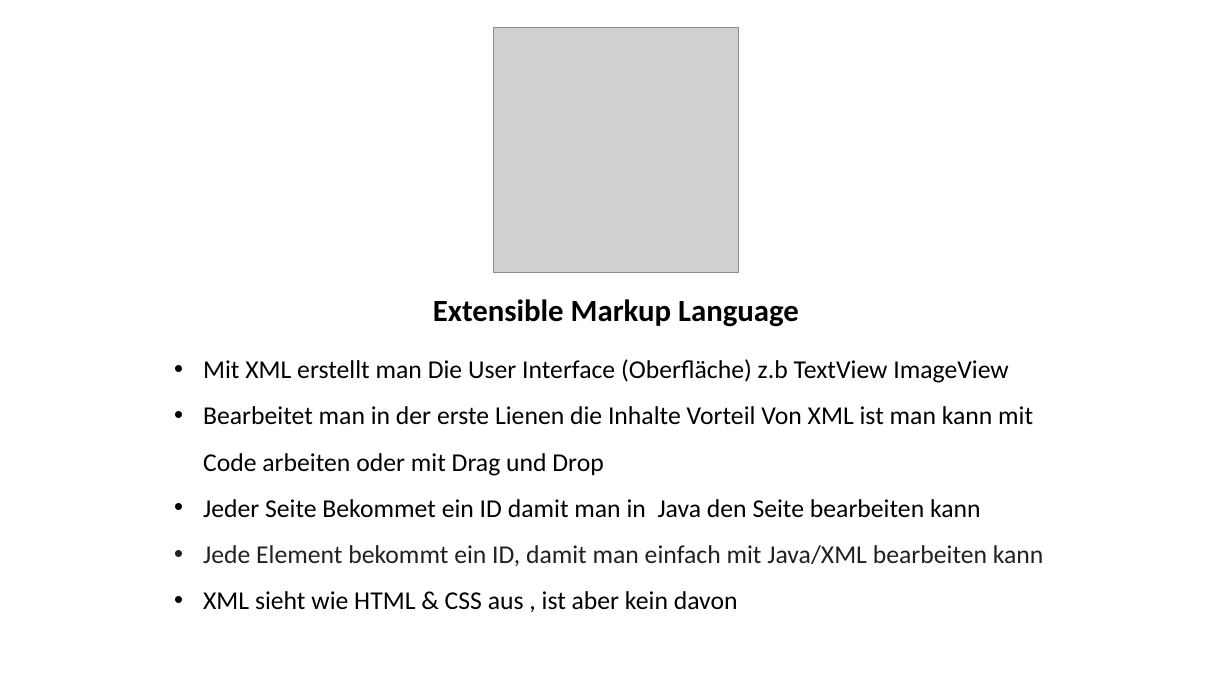
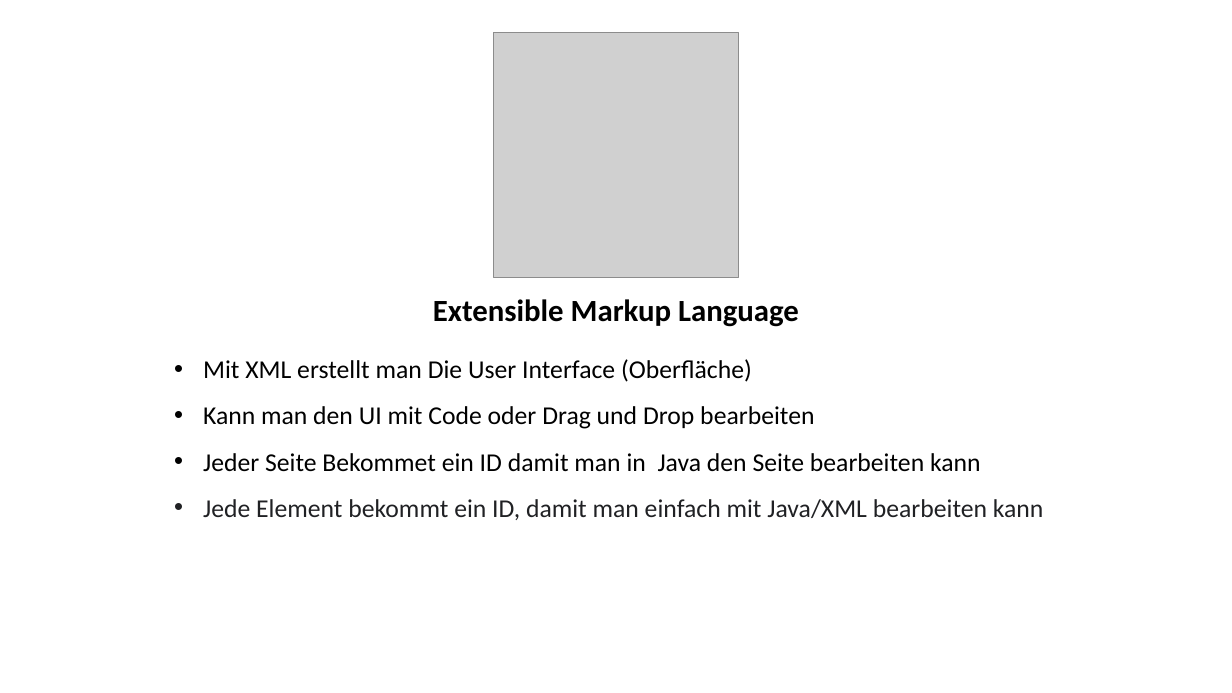
Before and after one commit to TarekAlbrijawi030/LFUP, a slide deck: slide 11 of LFÜP.pptx. Drawn at 1232x693 pixels with LibreOffice and Linux fonts; fonts in the diff are those of the drawing; grey boxes stand for pictures. Boxes give left, top, right and bottom in pixels: in the first picture for what was removed or moved away, otherwise in the second. Text is boxed around its words. In the diff, an @@ line names an element or a change of style, - is before the commit and + after.

```diff
--- a/LFÜP.pptx
+++ b/LFÜP.pptx
@@ picture: place and size @@
-picture at (494, 27, 738, 272)
+picture at (494, 32, 738, 277)
@@ text at (203, 359, 814, 429): text changed @@
-• Mit XML erstellt man Die User Interface (Oberfläche) z.b TextView ImageView
-• Bearbeitet man in der erste Lienen die Inhalte Vorteil Von XML ist man kann mit Code arbeiten oder mit Drag und Drop
+• Mit XML erstellt man Die User Interface (Oberfläche)
+• Kann man den UI mit Code oder Drag und Drop bearbeiten
@@ text at (203, 591, 738, 610): paragraph removed @@
-• XML sieht wie HTML & CSS aus , ist aber kein davon
```
Also in this commit, not shown: 2 other slides changed.
